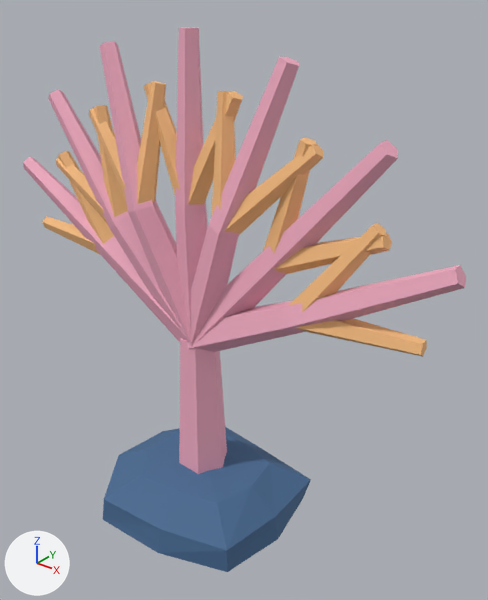
The glTF model Assets/ModelFactory/Models/DL-006/parts/branching_fan.glb, before and after one commit.
Camera for both pictures: a camera (50 mm lens) standing at (1.63, -1.75, 2.22) and looking at (0.13, 0.13, 1.05). The lights are fixed; the arrows at lower left show +X, +Y and +Z. The older version comes first. Where no turn or scale is listed for an object, it has been applied to the vertices. Vertices at exactly the same position are counted once.

Objects in the first picture: 'DL006_BranchingFan_coral_orange', 'DL006_BranchingFan_coral_pink', 'DL006_BranchingFan_shadow_blue'.
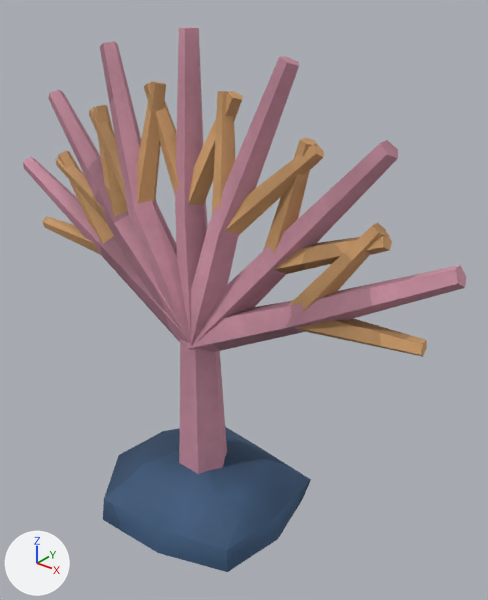
Boxes [x1, y1, x2, y2] around the edits, measured in the pictures (488 x 600 px):
'DL006_BranchingFan_coral_pink', surface changed, recoloured: [23, 27, 466, 474] in both
'DL006_BranchingFan_coral_orange', surface changed, recoloured (beige to brown): [42, 81, 427, 357] in both
'DL006_BranchingFan_shadow_blue', surface changed, recoloured: [103, 427, 311, 572] in both

What changed in the scene script:
```text
Add img_detail_organic:
    img_detail_organic = load_image('detail_organic', '_unpacked/detail_organic', 256, 256, 'sRGB')
Change mat_coral_pink:
    remove # nodes: BsdfPrincipled, OutputMaterial
    remove # colours: pink #f3adc4
    nodes: BsdfPrincipled, Mix x2, OutputMaterial, TexImage, VertexColor
    colours: pink #f3adc4, mixed with the vertex colours
    uses the picture img_detail_organic
Change mat_coral_orange:
    remove # nodes: BsdfPrincipled, OutputMaterial
    remove # colours: beige #f9bf81
    nodes: BsdfPrincipled, Mix x2, OutputMaterial, TexImage, VertexColor
    colours: beige #f9bf81, mixed with the vertex colours
    uses the picture img_detail_organic
Change mat_shadow_blue:
    remove # nodes: BsdfPrincipled, OutputMaterial
    remove # colours: blue #456990
    nodes: BsdfPrincipled, Mix x2, OutputMaterial, TexImage, VertexColor
    colours: blue #456990, mixed with the vertex colours
    uses the picture img_detail_organic
Change me_dl006_branchingfan_coral_pink:
    where me_dl006_branchingfan_coral_pink.from_pydata(...)  # 137 vertices, 246 faces; spans x -1.03..1.03, y -0.14..0.1, z 0.1..2.05
    used by ob_dl006_branchingfan_coral_pink; location = (0.0, 0.0, 0.0)
    me_dl006_branchingfan_coral_pink part 1: vertex colours changed
Change me_dl006_branchingfan_coral_orange:
    where me_dl006_branchingfan_coral_orange.from_pydata(...)  # 161 vertices, 280 faces; spans x -0.94..0.94, y -0.13..0.05, z 1.11..1.87
    used by ob_dl006_branchingfan_coral_orange; location = (0.0, 0.0, 0.0)
    me_dl006_branchingfan_coral_orange part 2: vertex colours changed
Change me_dl006_branchingfan_shadow_blue:
    where me_dl006_branchingfan_shadow_blue.from_pydata(...)  # 56 vertices, 108 faces; spans x -0.416..0.413, y -0.387..0.384, z -0.06..0.3
    used by ob_dl006_branchingfan_shadow_blue; location = (0.0, 0.0, 0.0)
    me_dl006_branchingfan_shadow_blue part 3: vertex colours changed
```
